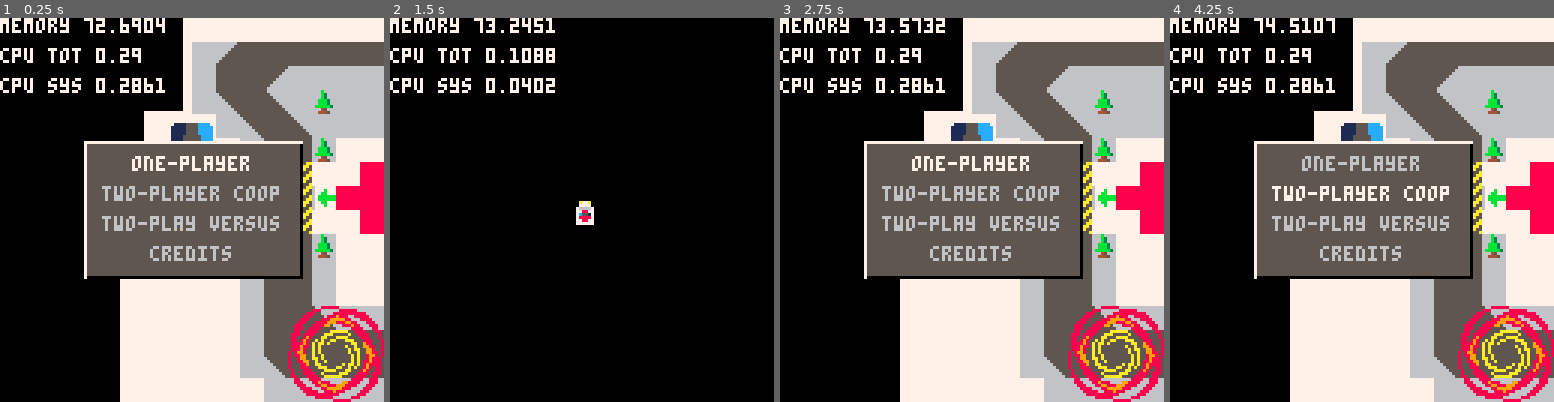
Above: before the commit, frames 1-4 (left to right).
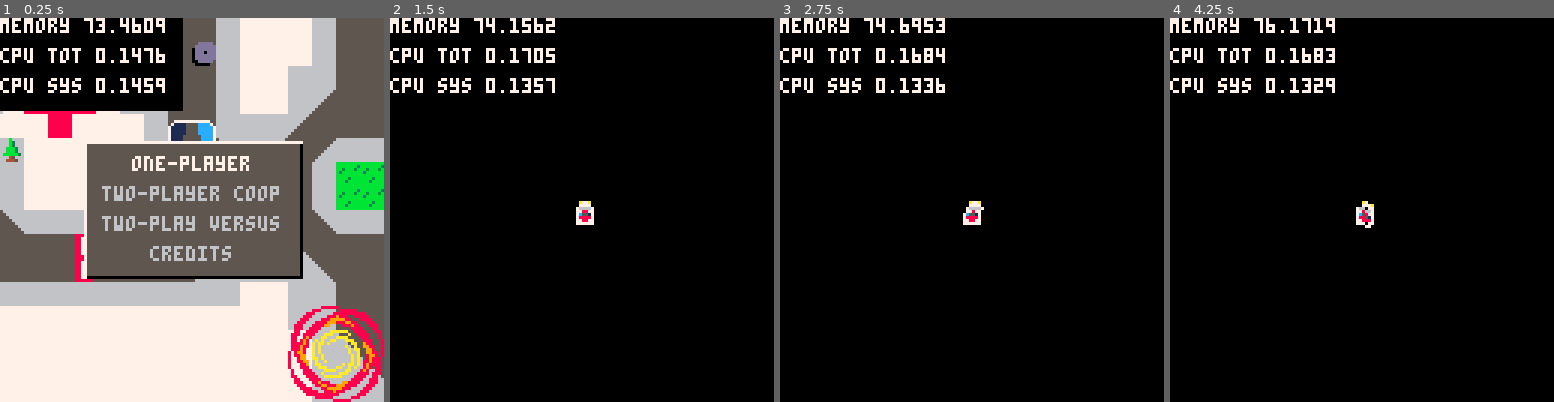
Above: after the commit, the same moments.

Repository: GraulierBrice/ludum-dare-46
Game: PICO-8 cartridge keep-it-alive.p8
Same seed, same stepped clock (60 frames per second), same inputs: the game is played once before the commit and once after it.
Inputs:
- Up to frame 1 (0.25 s): no input
- Up to frame 2 (1.5 s): tap X (X key) at 0.33, 1.07 s; tap O (Z key) at 0.7 s
- Up to frame 3 (2.75 s): hold Right 1.6-2.1 s; tap O (Z key) at 1.7, 2.1, 2.5 s; tap X (X key) at 1.85 s; hold Up 2.15-2.42 s; hold Right from 2.47 s (still down)
- Up to frame 4 (4.25 s): tap O (Z key) every 0.4 s from 2.9 to 4.1 s; tap X (X key) at 2.97, 4.08 s; release Right at 3.03 s; hold Left 3.08-3.58 s; hold Down 3.63-3.97 s; hold Right from 4.02 s (still down)

The runs differ from the first frame. In frame 1, 50% of the frame differs, in the area x 0-100%, y 0-100%; in frame 2, 0.4%; in frame 3, 67%; in frame 4, 68%, in the area x 21-100%, y 0-100%.

Commit message:
dropzones and patients

Diff:
--- a/keep-it-alive.p8
+++ b/keep-it-alive.p8
@@ -31,22 +31,16 @@
 	accel=100
 }
 
-cam={}
-
 -->8
 -- main program
 function _init()
-	game.play=false
-	cam=vector(0,0)
-	a=rigidbody(64,64,0, 10,10)
-	b=collider(90,64,0, 20,20)
 	local change1 = change_menu(1)
 	for i in all(menus[2].opts) do
 		add(menus[2].run,change1)
 	end
 end
 
-function _update60()
+function _update()
 	if game.play then
 		game_update()
 	else
@@ -56,6 +50,7 @@
 
 function _draw()
 	cls()
+	map(0,0,0,0,128,128)
 	gyro_colours()
 	if game.play then
 		game_draw()
@@ -78,6 +73,8 @@
 -->8
 -- game program
 cars={}
+patients={}
+dropzones={}
 gum={}
 
 function game_start(nb_players, mode)
@@ -88,6 +85,9 @@
 	for i=1, nb_players do
 		add(cars, rigidbody(56+16*i, 64, 0, 7, 7))
 	end
+	--add(patients, collider(80,64,0,8,8,true))
+	--add(patients, collider(120,64,0,8,8,true))
+	--add(dropzones, collider(200,64,0,8,8,true))
 end
 
 function game_update()
@@ -97,6 +97,12 @@
 	end
 	for i=1, #cars do
 		update_car(cars[i], i-1)
+	end
+	for patient in all(patients) do
+		update_patient(patient)
+	end
+	for dropzone in all(dropzones) do
+		update_dropzones(dropzone)
 	end
 	physics_update()
 end
@@ -122,6 +128,24 @@
 		pset(gum[i].x, gum[i].y, 7)
 	end
 end
+
+function update_patient(patient)
+	for car in all(cars) do
+		if (col_overlap_col(patient, car)) and not car.load then
+			del(patients,patient)
+			car.load = patient
+		end
+	end
+end
+
+function update_dropzones(dropzone)
+	for car in all(cars) do
+		if (col_overlap_col(dropzone, car)) and car.load then
+			car.load = nil
+		end
+	end
+end
+
 
 function update_car(car, player)
 	local input = vector(0,0)
@@ -161,15 +185,17 @@
 	rectfill(cam.x, cam.y, cam.x+128, cam.y+128, 0)
 	draw_gum()
 
-	if (player == 1) then
-		for i=#cars, 1, -1 do
-			draw_car(cars[i])
-		end
-	elseif (player == 2) then
-		for i=1, #cars do
-			draw_car(cars[i])
-		end
-	end
+
+	for dropzone in all(dropzones) do
+		spr(19,dropzone.pos.x-4,dropzone.pos.y-4)
+	end
+	for patient in all(patients) do
+		spr(1,patient.pos.x-4,patient.pos.y-4)
+	end
+	for car in all(cars) do
+		draw_car(car)
+	end
+
 end
 
 -->8
@@ -203,12 +229,11 @@
 function menu_update()
 	if (btnp(2)) game.menu_select = max(game.menu_select-1,1)
 	if (btnp(3)) game.menu_select = min(game.menu_select+1,#menus[game.menu_id].opts)
-	if (btnp(4)) then if (menus[game.menu_id].run[game.menu_select]) then menus[game.menu_id].run[game.menu_select]() end end
+	if (btnp(4) or btnp(5)) then if (menus[game.menu_id].run[game.menu_select]) then menus[game.menu_id].run[game.menu_select]() end end
 end
 
 function menu_draw()
 	camera(cam.x,cam.y)
-	map(0,0,0,0,128,128)
 	menus.display(menus[game.menu_id])
 	spr(108,cam.x+96,cam.y+96,4,2)
 	spr(108,cam.x+96,cam.y+112,4,2,true,true)
